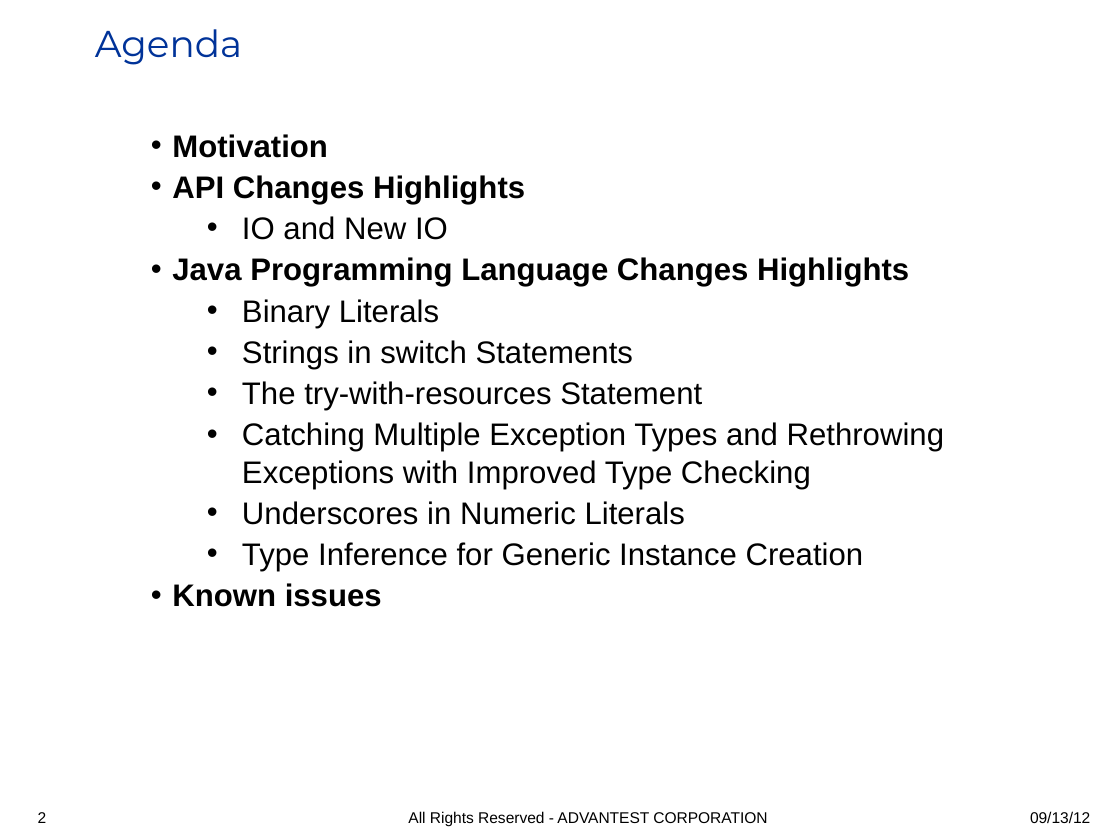
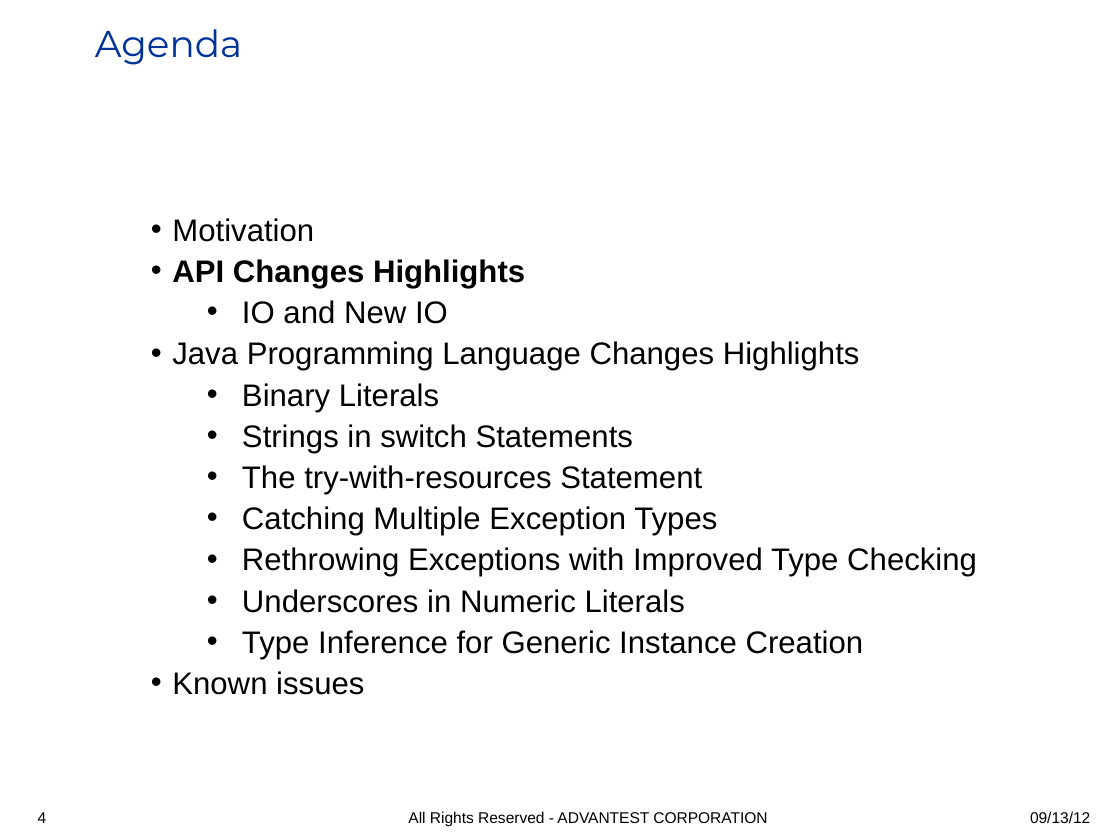
Before and after one commit to iloveeclipse/java7examples, a slide deck: slide 4 of doc/Java7_highlights.ppt (slide 2 before the commit). Drawn at 1120x840 pixels with LibreOffice and Linux fonts; fonts in the diff are those of the drawing; background and template pictures are left out. Boxes give left, top, right and bottom in pixels: in the first picture for what was removed or moved away, otherwise in the second. Text is boxed around its words. In the diff, an @@ line names an element or a change of style, - is before the commit and + after.

Commit message:
RethrowingExceptionsImproved

```diff
--- a/doc/Java7_highlights.ppt
+++ b/doc/Java7_highlights.ppt
@@ text "Motivation" at <box>172,218,977,695</box>: vertical alignment top to middle @@
@@ text at <box>172,218,860,695</box>: bold off in "Motivation", "Java Programming Language Changes Highlights", "Known issues" @@
@@ text at <box>242,506,977,577</box>: text changed @@
-  • Catching Multiple Exception Types and Rethrowing Exceptions with Improved Type Checking
+  • Catching Multiple Exception Types
+  • Rethrowing Exceptions with Improved Type Checking
@@ page number at <box>38,812,47,823</box>: text changed @@
-2
+4
```
Also in this commit, not shown: 10 other slides changed, 5 slides added, 1 other file.
